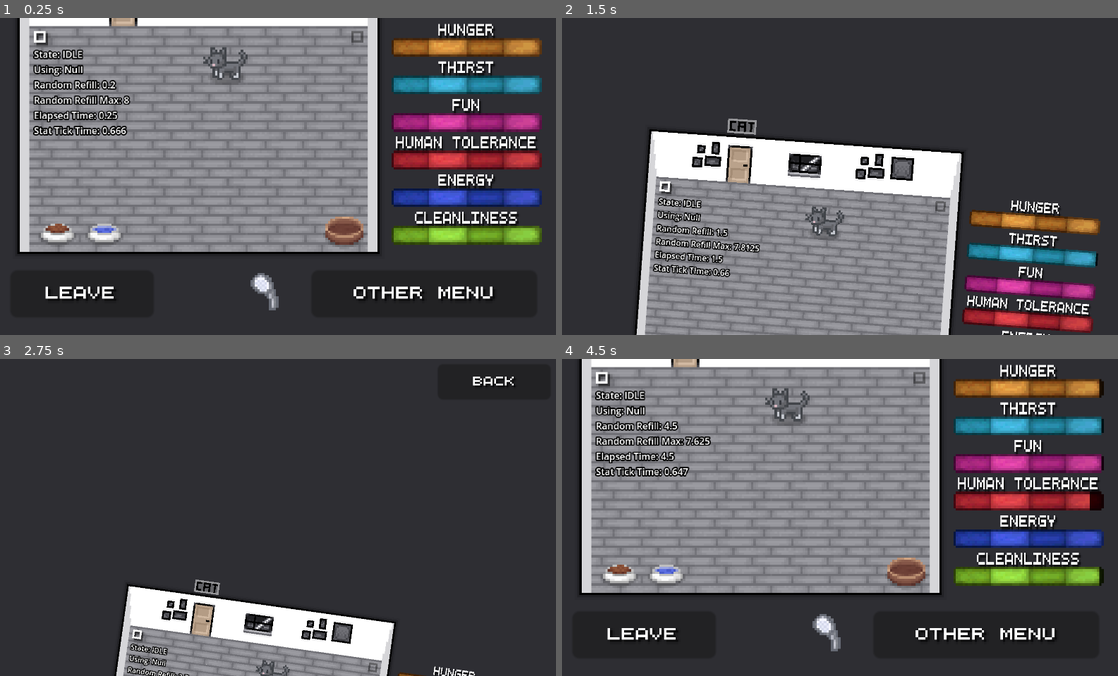
Above: before the commit, frames 1-4 (two rows, left to right).
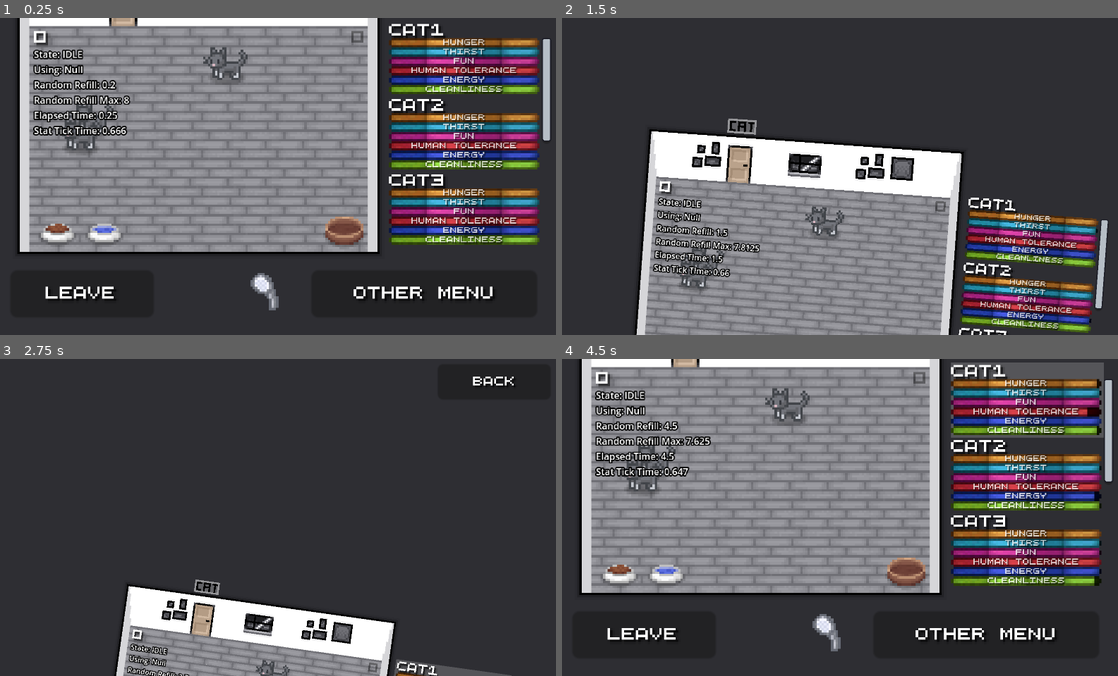
Above: after the commit, the same moments.

Repository: Theooolone/m-game
Game: Godot game, scene res://scenes/catsim/cat_sim.tscn
The game is run twice, just before and just after one commit, with the same random seed, the same clock (stepped at 60 frames per second) and the same inputs. This scene is started directly instead of the project's main scene.
Inputs (mouse positions are in pixels of both pictures, inside the frame that each line leads up to):
- Up to frame 1 (0.25 s): no input
- Up to frame 2 (1.5 s): click "Leave" at 0.5 s; click "Other Menu" at 1.25 s
- Up to frame 3 (2.75 s): drag from (272, 672) to (328, 447) at 2.02 s
- Up to frame 4 (4.5 s): drag from (723, 533) to (806, 580) at 2.77 s; click "Back" at 3.5 s; move the mouse to (623, 580) at 4.27 s; hold Right (right) from 4.28 s (still down); tap E (interact) at 4.35 s

The runs differ from the first frame. In frame 1, 16% of the frame differs, in the area x 10-99%, y 1-72%; in frame 2, 8.6%; in frame 3, 0.5%; in frame 4, 17%.

Commit message:
Hovering over statbar sets shows their cat

Diff:
--- a/scenes/catsim/cat.tscn
+++ b/scenes/catsim/cat.tscn
@@ -106,8 +106,8 @@
 max_polyphony = 2
 bus = &"Ambient"
 
+[connection signal="mouse_entered" from="ShowerDetection" to="." method="_on_shower_detection_mouse_entered"]
 [connection signal="input_event" from="ClickDetection" to="." method="_on_click_detection_input_event"]
-[connection signal="mouse_entered" from="ClickDetection" to="." method="_on_click_detection_mouse_entered"]
 [connection signal="timeout" from="IdleWalkTimer" to="." method="_on_cat_idle_walk_timeout"]
 [connection signal="timeout" from="MeowTimer" to="." method="_on_meow_timer_timeout"]
 [connection signal="timeout" from="UseDurationTimer" to="." method="_on_use_duration_timer_timeout"]
--- a/scenes/catsim/cat_sim.tscn
+++ b/scenes/catsim/cat_sim.tscn
@@ -199,6 +199,7 @@
 [node name="CatSim" type="Node2D"]
 y_sort_enabled = true
 script = ExtResource("1_mh1t5")
+cat_amount = 3
 
 [node name="TileMap" type="TileMap" parent="."]
 z_index = -10
--- a/scenes/catsim/statbar_set.tscn
+++ b/scenes/catsim/statbar_set.tscn
@@ -23,6 +23,9 @@
 [sub_resource type="ShaderMaterial" id="ShaderMaterial_t2nr0"]
 shader = ExtResource("2_pqahs")
 shader_parameter/Shift_Hue = 0.25
+
+[sub_resource type="RectangleShape2D" id="RectangleShape2D_7niyg"]
+size = Vector2(66, 32)
 
 [node name="StatbarSet" type="Control" groups=["statbar_sets"]]
 custom_minimum_size = Vector2(0, 28)
@@ -81,3 +84,10 @@
 grow_vertical = 0
 text = "Name"
 label_settings = ExtResource("3_irlrt")
+
+[node name="Area2D" type="Area2D" parent="."]
+position = Vector2(-1, -7)
+
+[node name="CollisionShape2D" type="CollisionShape2D" parent="Area2D"]
+position = Vector2(33, 16)
+shape = SubResource("RectangleShape2D_7niyg")
--- a/scripts/cat.gd
+++ b/scripts/cat.gd
@@ -408,15 +408,11 @@
 		pet()
 
 
-func _on_click_detection_mouse_entered():
-	if MAIN.highlighted_statbar_set:
-		MAIN.highlighted_statbar_set.get_node("Highlight").hide()
-	if statbar_set:
-		statbar_set.get_node("Highlight").show()
-	MAIN.highlighted_statbar_set = statbar_set
+func _on_shower_detection_mouse_entered():
+	MAIN.change_highlighted_statbar_set(statbar_set)
 
 
 func _on_bed_mouse_entered():
 	if not sleeping:
 		return
-	_on_click_detection_mouse_entered()
+	_on_shower_detection_mouse_entered()
--- a/scripts/catsim_main.gd
+++ b/scripts/catsim_main.gd
@@ -144,10 +144,17 @@
 			var cat = load("res://scenes/catsim/cat.tscn").instantiate()
 			cat.name = "Cat" + str(i+1)
 			add_child(cat)
-			var statbar_set = load("res://scenes/catsim/statbar_set.tscn").instantiate()
+			var statbar_set: Control = load("res://scenes/catsim/statbar_set.tscn").instantiate()
 			statbar_set.name = "StatbarSet" + str(i+1)
 			%ScrollContainer/VBoxContainer.add_child(statbar_set)
 			cat.statbar_set = statbar_set
+			statbar_set.get_node("Area2D").mouse_entered.connect(func():
+				cat.modulate = Color(1.2, 1.2, 1.6)
+				change_highlighted_statbar_set(statbar_set)
+			)
+			statbar_set.get_node("Area2D").mouse_exited.connect(func():
+				cat.modulate = Color.WHITE
+			)
 			if i == 0:
 				debug_cat = cat
 	else:
@@ -172,6 +179,15 @@
 	if OS.is_debug_build():
 		$Debug.show()
 
+
+func change_highlighted_statbar_set(statbar_set):
+	if highlighted_statbar_set:
+		highlighted_statbar_set.get_node("Highlight").hide()
+	if statbar_set:
+		statbar_set.get_node("Highlight").show()
+	highlighted_statbar_set = statbar_set
+
+
 var food_bowl_tex = preload("res://assets/textures/catsim/food_bowl.png")
 var water_bowl_tex = preload("res://assets/textures/catsim/water_bowl.png")
 
Not shown: 1 places in scenes/catsim/statbar_set.tscn that only renumber resources
